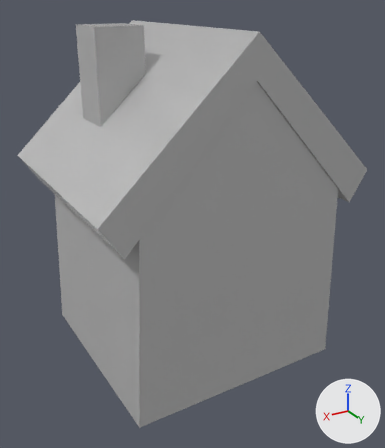
Renders of the FBX model Valley/Assets/ValleyAssets/GA/Enviro/House/SM_House_LOD2.fbx from each side of a commit.
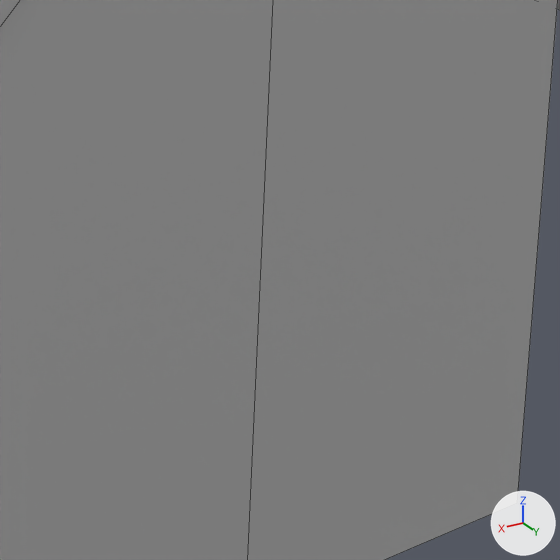
Old and new are each drawn whole from a 50 mm lens placed at (4.32, 7.4, 5.89), pointed at (0.11, 0.38, 2.38) and again close up on the part from 43% to 88% of the width and 43% to 82% of the height. The axes (+X, +Y, +Z) are drawn at lower right. The lights are the same throughout. The close-ups show mesh edges as thin lines. Where no turn or scale is listed for an object, it has been applied to the vertices.

The first close-up shows 'SM_House03_01'.
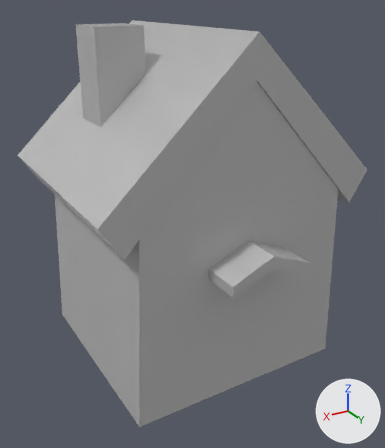
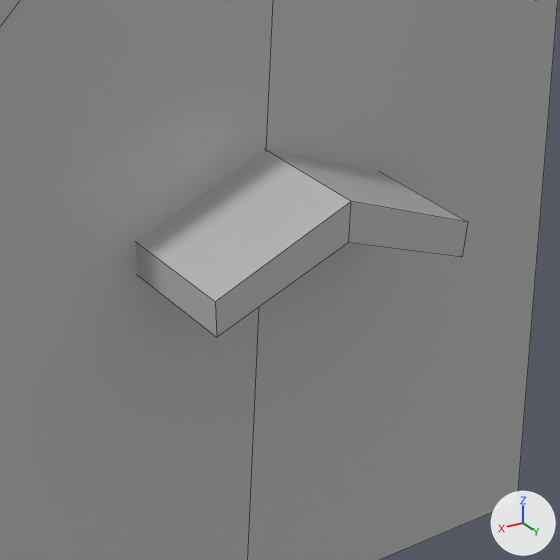
Where the newer file only moved an object's origin or applied its transform, the numbers keep the older frame.

Where the change shows, as pixel boxes [x1, y1, x2, y2] in the close-ups (560 x 560 px):
part 1 of me_mesh, built on: before [129, 145, 517, 560]; after [129, 145, 518, 560]

Patch to the scene script:
```diff
--- a/Valley/Assets/ValleyAssets/GA/Enviro/House/SM_House_LOD2.fbx.py
+++ b/Valley/Assets/ValleyAssets/GA/Enviro/House/SM_House_LOD2.fbx.py
@@ me_mesh @@
 me_mesh.from_pydata(...)  # 34 vertices, 22 faces; spans x -2.28..2.29, y -1.88..1.83, z 0.02..5.48
 # used by ob_sm_house03_01; location = (0.0, 0.0, 0.0)
 # verts and faces of me_mesh; kept vertices keep their numbers, new ones are numbered from 34
 # before: 12 (-1.83, -1.74, 0.02), 13 (1.87, -1.74, 0.02), 14 (-1.83, 1.8, 0.02) at pixel (517, 503), 15 (1.87, 1.8, 0.02), 18 (-1.67, 1.8, 3.82)
 # before: 19 (1.71, 1.8, 3.82), 20 (0.02, -1.74, 0.02), 22 (0.02, 1.8, 4.95), 23 (0.72, 1.8, 0.02), 24 (-0.68, 1.8, 0.02)
 # before: 25 (0.02, 1.8, 0.02), 26 (0.71, -0.7, 4.01), 27 (1.47, -0.7, 4.01), 28 (0.71, 0.03, 4.01), 29 (1.47, 0.03, 4.01)
+# me_mesh part 1
+delete_vertices([23, 24])  # with the faces that use them
+delete_faces([(26, 28, 29, 27)])
+for i in [*range(12, 16), 20, 25]: verts[i] += (0.0, 0.0, 0.01)
+verts[34] = (0.7, 1.78, 2.34)
+verts[35] = (0.69, 1.78, 2.17)
+verts[36] = (0.02, 1.78, 2.62)
+verts[37] = (-0.65, 1.78, 2.17)
+verts[38] = (-0.66, 1.78, 2.34)
+for new, old in zip([*range(39, 44)], [*range(34, 39)]): verts[new] = verts[old] + (0.0, 0.61, 0.0)
+verts[44] = (0.02, 2.39, 2.43)  # pixel (348, 242)
+faces += [(14, 18, 22, 25), (39, 40, 44, 41), (41, 44, 42, 43), (34, 35, 40, 39), (37, 38, 43, 42), (36, 41, 43, 38)]
+faces += [(34, 39, 41, 36), (15, 25, 22, 19)]
 me_mesh.materials.append(mat_material__25)
```
